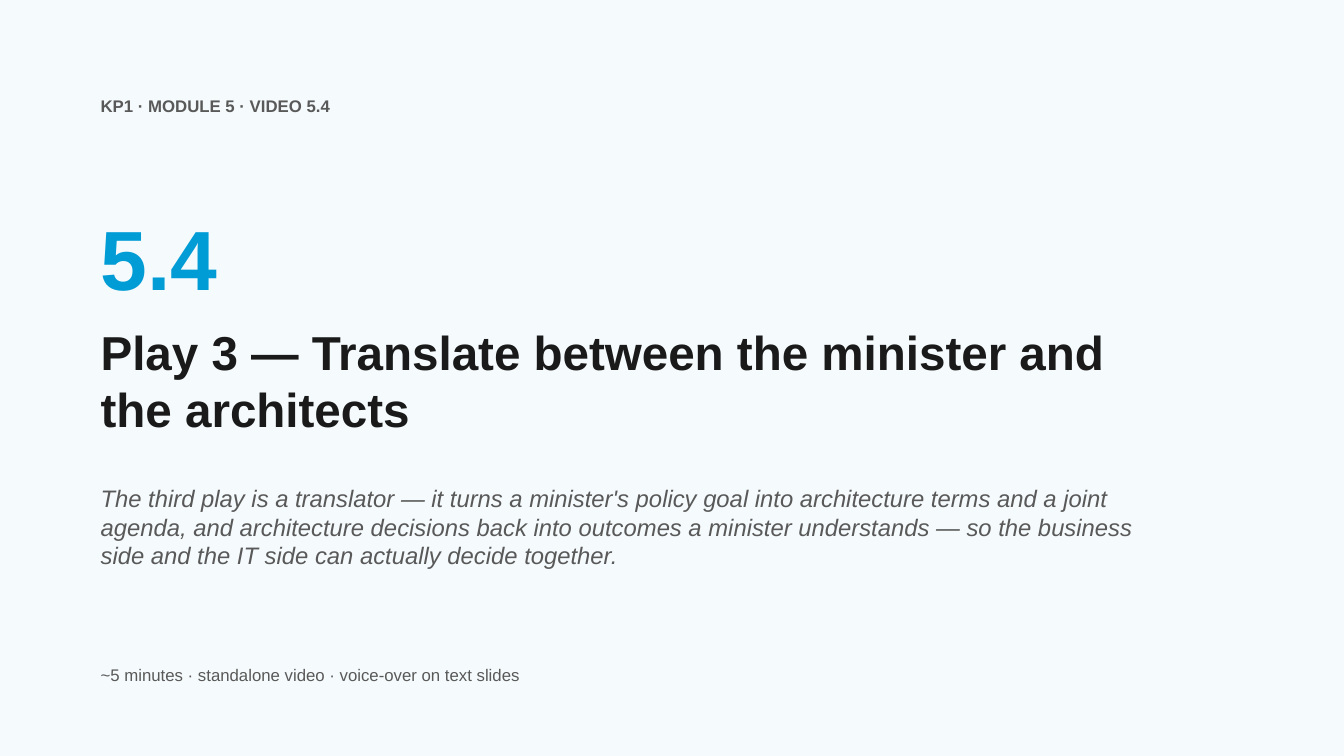
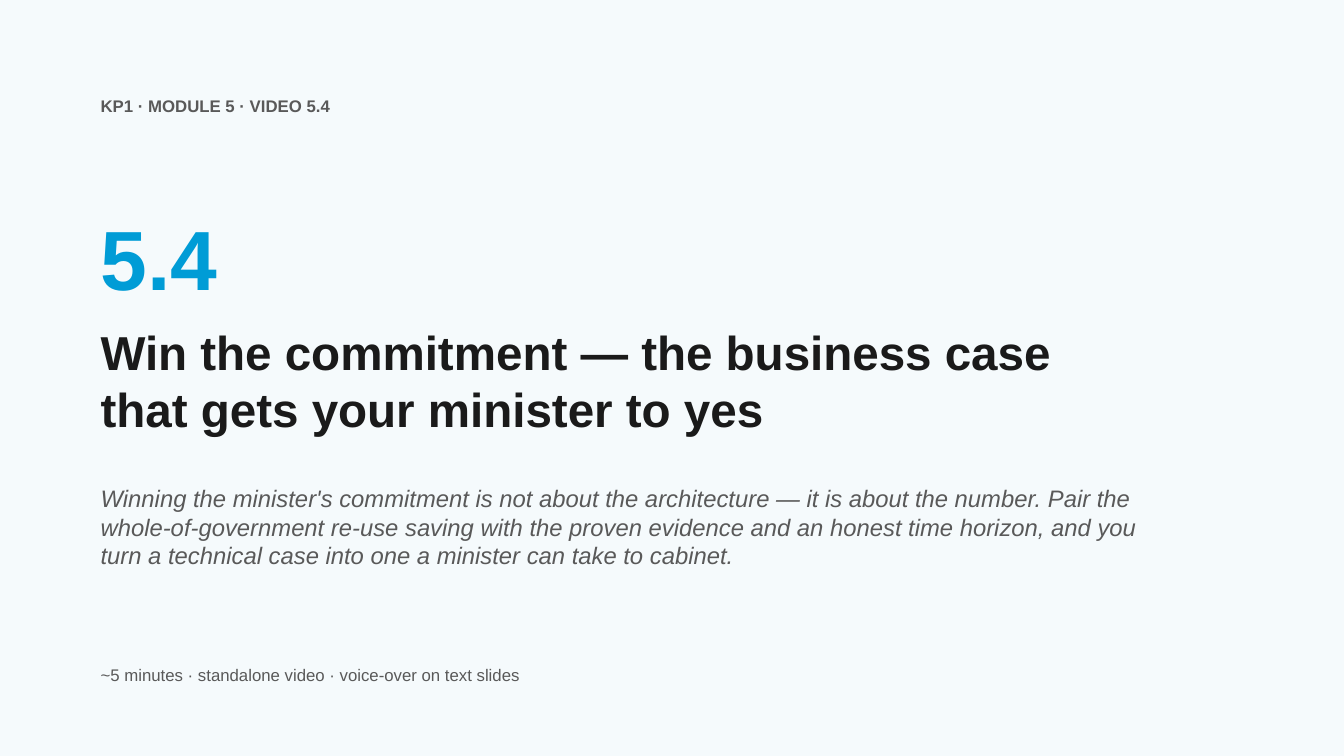
Before and after one commit to aarelaponin/geatdm-framework, a slide deck: slide 24 of 10-Knowledge-Products/KP1-GEA/videos/module_5/en/decks/KP1_M5_Deck_v0.1.pptx. Drawn at 1344x756 pixels with LibreOffice and Linux fonts; fonts in the diff are those of the drawing. Boxes give left, top, right and bottom in pixels: in the first picture for what was removed or moved away, otherwise in the second. Text is boxed around its words. In the diff, an @@ line names an element or a change of style, - is before the commit and + after.

```diff
--- a/10-Knowledge-Products/KP1-GEA/videos/module_5/en/decks/KP1_M5_Deck_v0.1.pptx
+++ b/10-Knowledge-Products/KP1-GEA/videos/module_5/en/decks/KP1_M5_Deck_v0.1.pptx
@@ text at (x1=101, y1=335, x2=1051, y2=436): text changed @@
-Play 3 — Translate between the minister and the architects
+Win the commitment — the business case that gets your minister to yes
@@ text at (x1=101, y1=489, x2=1136, y2=564): text changed @@
-The third play is a translator — it turns a minister's policy goal into architecture terms and a joint agenda, and architecture decisions back into outcomes a minister understands — so the business side and the IT side can actually decide together.
+Winning the minister's commitment is not about the architecture — it is about the number. Pair the whole-of-government re-use saving with the proven evidence and an honest time horizon, and you turn a technical case into one a minister can take to cabinet.
```
Also in this commit, not shown: 35 other slides changed, 15 slides added, 15 slides removed, 58 other files.
